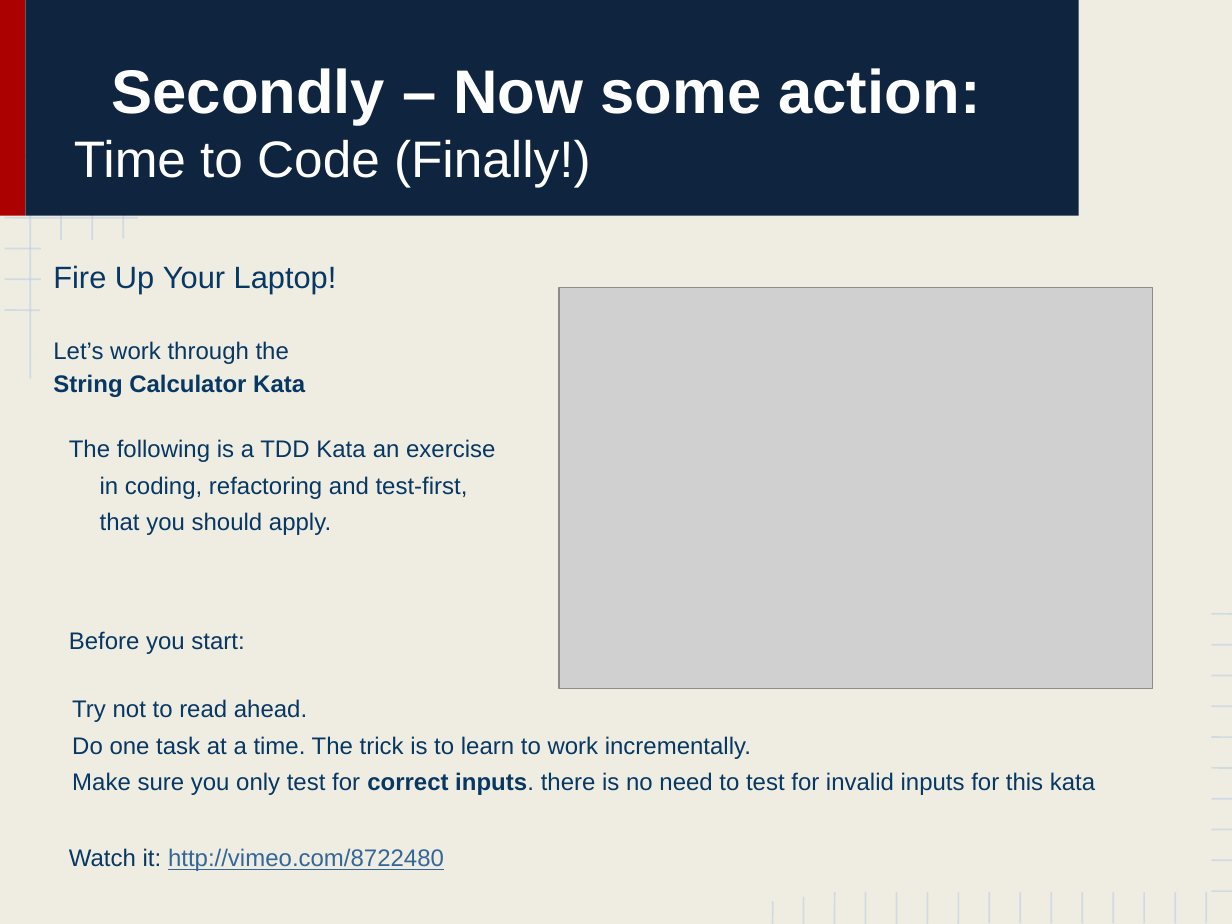
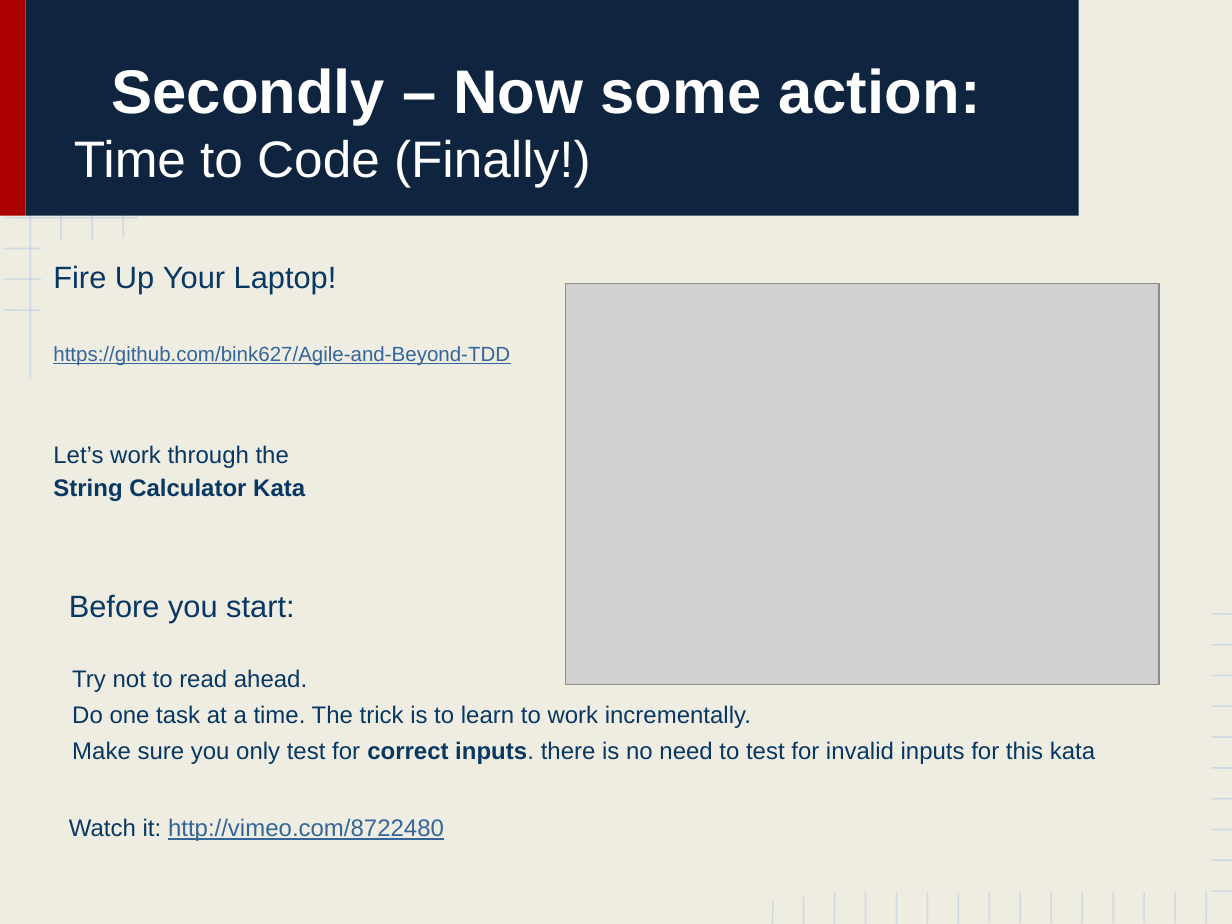
Before and after one commit to bink627/Agile-and-Beyond-TDD, a slide deck: slide 16 of Learning to Test Drive_ A Crash Course in Test Driven Development.pptx. Drawn at 1232x924 pixels with LibreOffice and Linux fonts; fonts in the diff are those of the drawing; grey boxes stand for pictures. Boxes give left, top, right and bottom in pixels: in the first picture for what was removed or moved away, otherwise in the second. Text is boxed around its words. In the diff, an @@ line names an element or a change of style, - is before the commit and + after.

Commit message:
Added github link to deck

```diff
--- a/Learning to Test Drive_ A Crash Course in Test Driven Development.pptx
+++ b/Learning to Test Drive_ A Crash Course in Test Driven Development.pptx
@@ picture: place and size @@
-picture at [559, 287, 1153, 689]
+picture at [565, 283, 1159, 685]
@@ text at [53, 346, 510, 366]: paragraph added @@
+https://github.com/bink627/Agile-and-Beyond-TDD
@@ text at [69, 439, 495, 535]: paragraph removed @@
-The following is a TDD Kata an exercise
-in coding, refactoring and test-first,
-that you should apply.
@@ text at [69, 594, 294, 622]: size 14 to 18 pt in "Before you start:" @@
```
